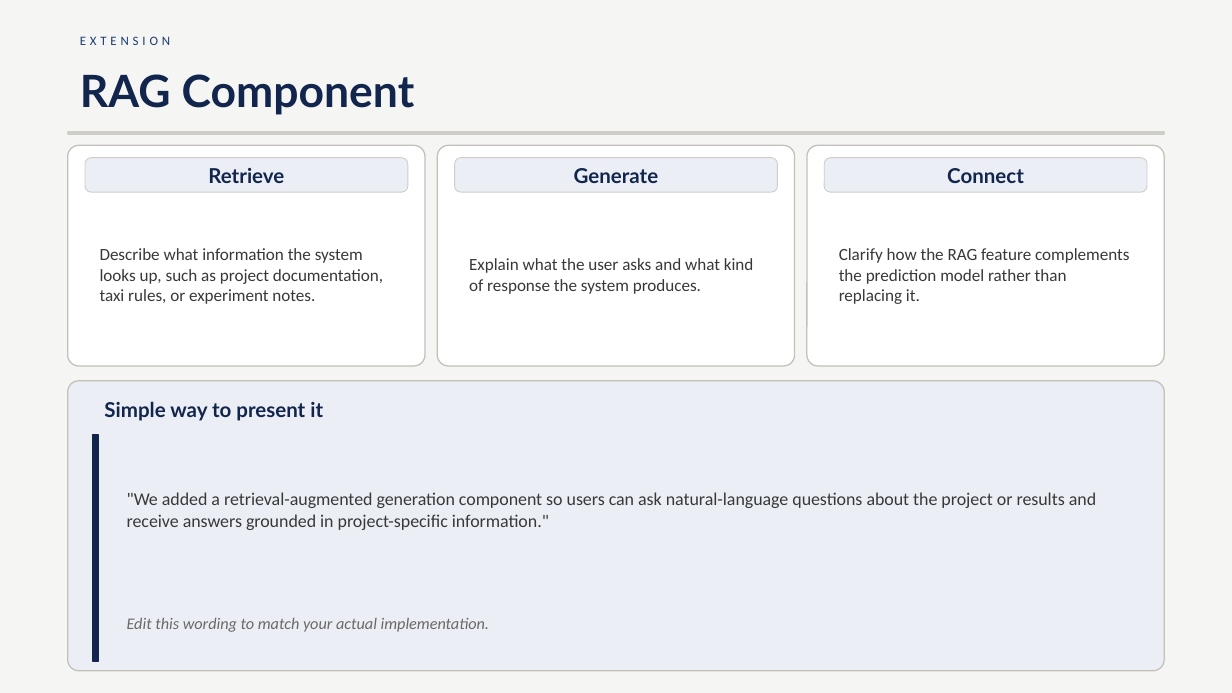
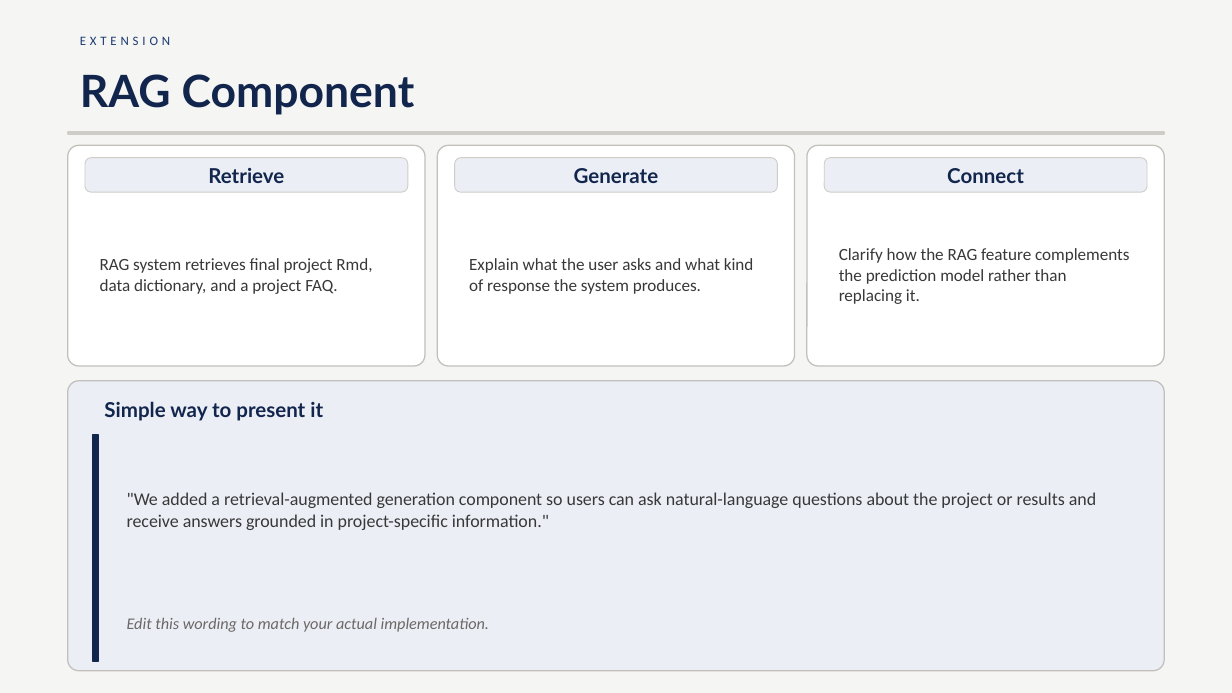
Before and after one commit to Iwestlauer/DDS-Project2, a slide deck: slide 15 of Project Docs/PresentationV1.pptx (slide 11 before the commit). Drawn at 1232x693 pixels with LibreOffice and Linux fonts; fonts in the diff are those of the drawing. Boxes give left, top, right and bottom in pixels: in the first picture for what was removed or moved away, otherwise in the second. Text is boxed around its words. In the diff, an @@ line names an element or a change of style, - is before the commit and + after.

```diff
--- a/Project Docs/PresentationV1.pptx
+++ b/Project Docs/PresentationV1.pptx
@@ text at box(100, 258, 372, 294): text changed @@
-Describe what information the system looks up, such as project documentation, taxi rules, or experiment notes.
+RAG system retrieves final project Rmd, data dictionary, and a project FAQ.
```
Also in this commit, not shown: 5 other slides changed, 5 slides added, 1 slide removed, 5 other files.
